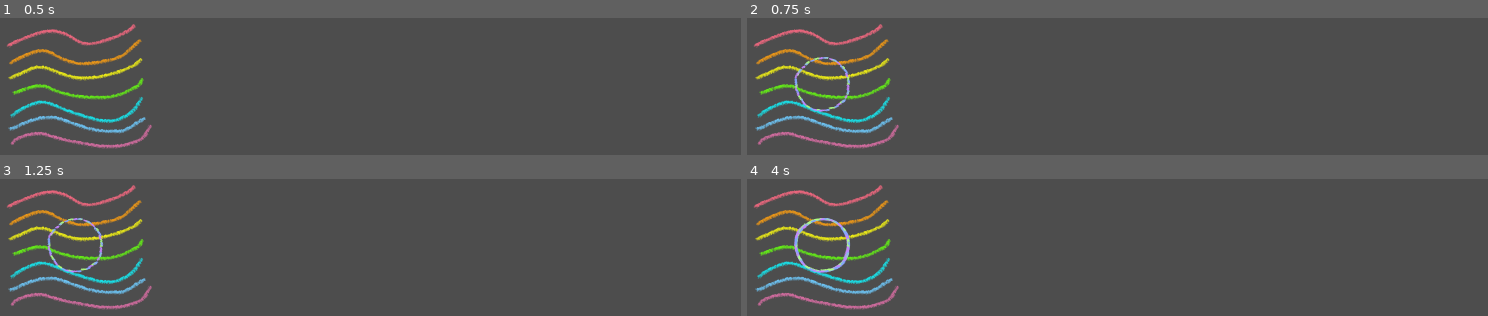
Above: before the commit, frames 1-4 (two rows, left to right).
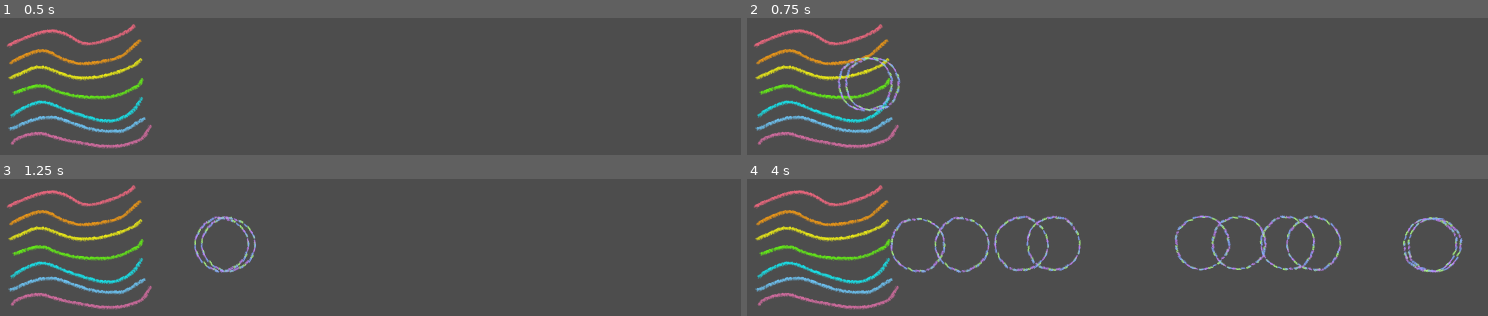
Above: after the commit, the same moments.

Repository: KuthorX/element-maze
Game: Godot game, scene res://node_2d.tscn
Two runs of this game, one before a commit and one after it. Both use one fixed random seed, a clock stepped at 60 frames per second and the inputs below.
Inputs:
- Up to frame 1 (0.5 s): no input
- Up to frame 2 (0.75 s): tap Enter (ui_accept) at 0.5 s; hold Enter (ui_accept) from 0.53 s (still down)
- Up to frame 3 (1.25 s): keep holding Enter (ui_accept)
- Up to frame 4 (4 s): release Enter (ui_accept) at 1.28 s; tap Enter (ui_accept) at 1.35, 1.52, 1.82, 2.85, 3.02, 3.32 s; hold Enter (ui_accept) 2.03-2.78 s; hold Enter (ui_accept) from 3.53 s (still down)

Frame 1 is identical in both runs. In frame 2, 1.2% of the frame differs, in the area x 6-21%, y 28-69%; in frame 3, 1.2%; in frame 4, 4.6%, in the area x 6-97%, y 26-69%.
Error before the commit: Invalid call. Nonexistent function 'has_variable' in base 'Sprite2D (ColorBall.gd)'. (res://scripts/ElementSource.gd:23)

Commit message:
optimize: ElementSource

Diff:
--- a/node_2d.tscn
+++ b/node_2d.tscn
@@ -12,6 +12,7 @@
 scale = Vector2(0.15, 0.2)
 texture = ExtResource("1_epypp")
 script = ExtResource("2_0e48y")
+initial_momentum = 700.0
 
 [node name="BounceFlat" type="Sprite2D" parent="."]
 
--- a/scripts/ElementSource.gd
+++ b/scripts/ElementSource.gd
@@ -4,23 +4,26 @@
 
 @export var initial_momentum: float = 400.0
 @export var initial_direction: Vector2 = Vector2.RIGHT
+@export var initial_momentum_decay_per_second: float = 80.0
+@export var initial_angular_speed: float = deg_to_rad(90.0)
 
 func _unhandled_input(event: InputEvent) -> void:
-    if event.is_action_pressed("ui_accept"):
-        _spawn_color_ball()
+	if event.is_action_pressed("ui_accept"):
+		print("press ui_accept")
+		_spawn_color_ball()
 
 func _spawn_color_ball() -> void:
-    var ball := ColorBallScene.instantiate()
-    if ball == null:
-        return
-    # 将实例加入与 ElementSource 相同的父节点，保持层级清晰
-    var parent_node := get_parent()
-    if parent_node == null:
-        return
-    parent_node.add_child(ball)
-    ball.global_position = global_position
-    # 配置初始运动参数（方向与动量）
-    if ball.has_variable("direction"):
-        ball.direction = initial_direction.normalized()
-    if ball.has_variable("momentum"):
-        ball.momentum = initial_momentum
+	var ball := ColorBallScene.instantiate()
+	if ball == null:
+		return
+	# 将实例加入与 ElementSource 相同的父节点，保持层级清晰
+	var parent_node := get_parent()
+	if parent_node == null:
+		return
+	parent_node.add_child(ball)
+	ball.global_position = global_position
+	# 配置初始运动参数（方向与动量）
+	ball.direction = initial_direction.normalized()
+	ball.momentum = initial_momentum
+	ball.momentum_decay_per_second = initial_momentum_decay_per_second
+	ball.angular_speed = initial_angular_speed
